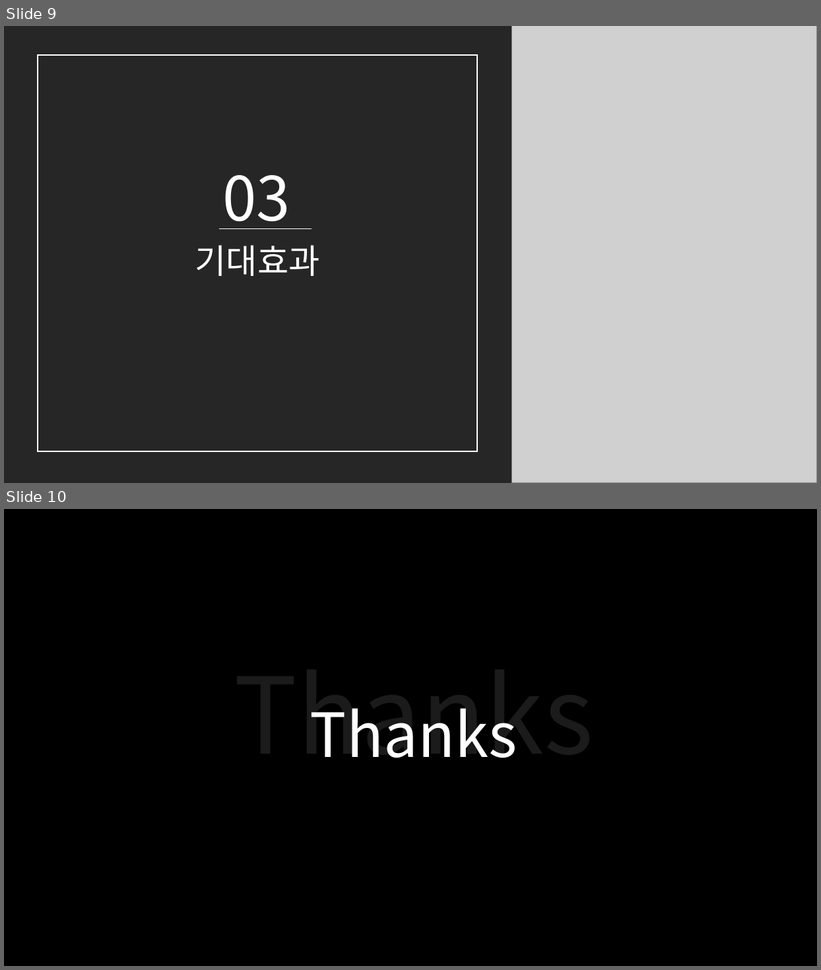
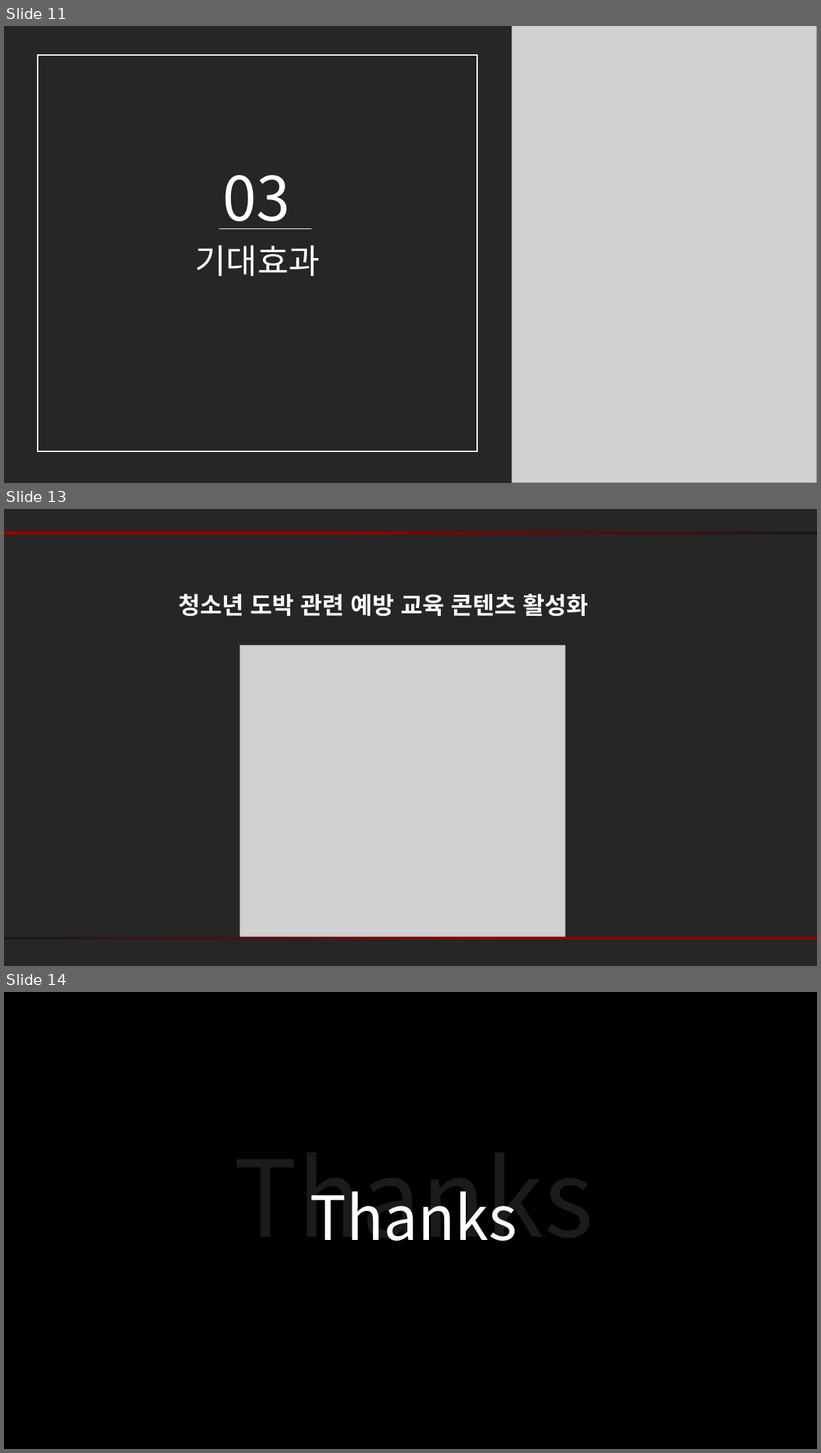
Before and after one commit to kyunakim/crawling-project, a slide deck: 청소년도박_PPT.pptx. Shown one above the other, each under a label of ours: slides 9 and 10 before the commit, slides 11, 13 and 14 after it; the slides between them are not shown. The pictures are 821x970 and 821x1453 pixels, drawn with LibreOffice and Linux fonts; fonts in the diff are those of the drawing; grey boxes stand for pictures. Boxes give left, top, right and bottom in pixels: in the first picture for what was removed or moved away, otherwise in the second. Text is boxed around its words. In the diff, an @@ line names an element or a change of style, - is before the commit and + after.

```diff
--- a/청소년도박_PPT.pptx
+++ b/청소년도박_PPT.pptx
@@ slide 13 added at [4, 509, 817, 966], background #262626 @@
@@ rectangle added at [4, 531, 817, 535], fill gradient #960000 to #191919 @@
@@ text added at [179, 593, 589, 617], 28 pt, text #FFFFFF, bold @@
+청소년 도박 관련 예방 교육 콘텐츠 활성화
@@ picture added at [240, 646, 565, 937] @@
@@ rectangle added at [4, 937, 817, 940], fill gradient #960000 to #191919 @@
@@ what was slide 9 is now slide 11 @@
@@ what was slide 10 is now slide 14 @@
```
Also in this commit, not shown: 1 slide changed, 3 other slides added.
